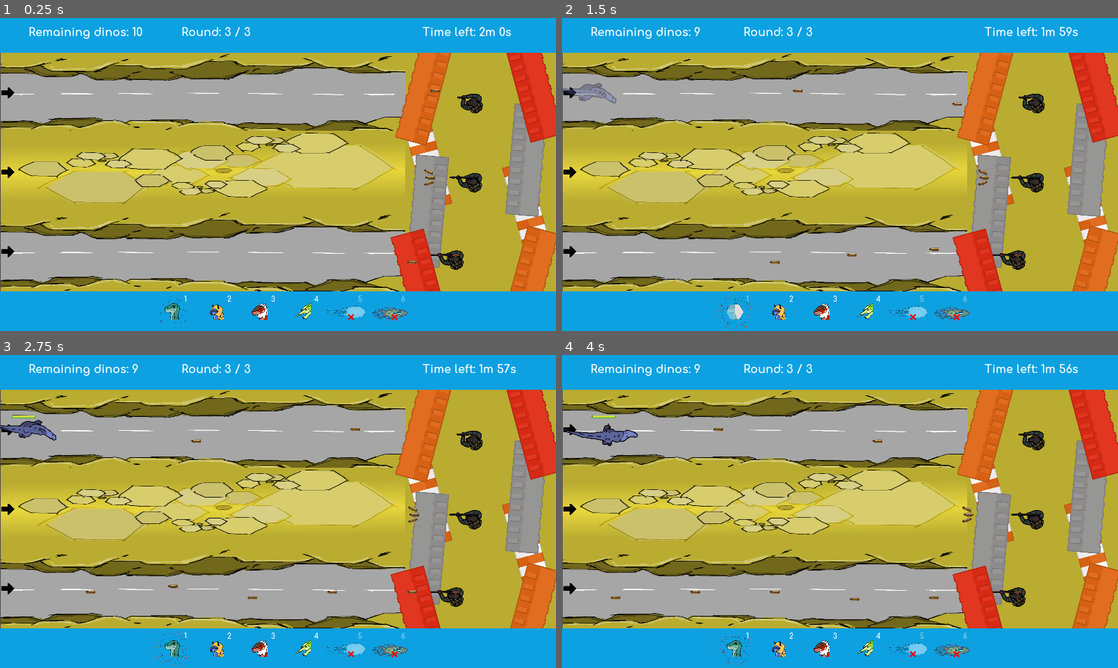
Above: before the commit, frames 1-4 (two rows, left to right).
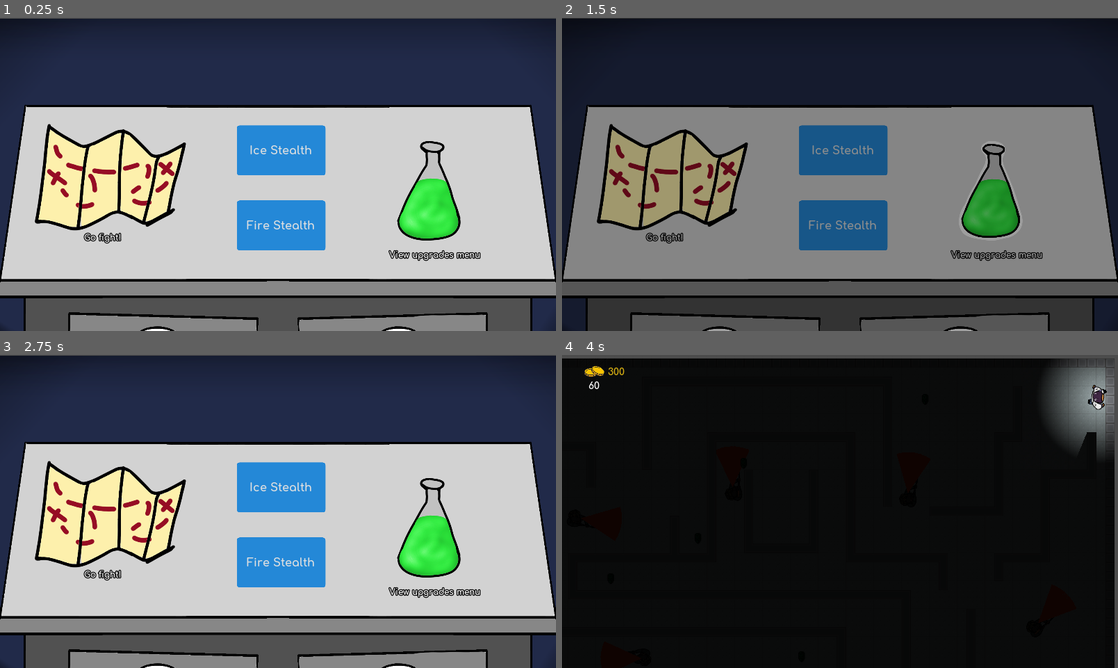
Above: after the commit, the same moments.

Repository: ojas-sanghi/scaling-out
Game: Godot game, scene res://GUI/Screens/HomeScreen.tscn
Two runs of this game, one before a commit and one after it. Both use one fixed random seed, a clock stepped at 60 frames per second and the inputs below. Before the commit the project starts from res://combat/CombatScreen.tscn. Video files are missing from this copy of the repository; at most half a second of black plays in their place. Sound files missing from this copy of the repository are replaced by a short silence.
Inputs (mouse positions are in pixels of both pictures, inside the frame that each line leads up to):
- Up to frame 1 (0.25 s): no input
- Up to frame 2 (1.5 s): click (567, 93) at 0.52 s; click (990, 190) at 1.25 s, where only the run after the commit has a clickable "View upgrades menu"
- Up to frame 3 (2.75 s): click (66, 636) at 2 s, where only the run after the commit has a clickable "Return Home"
- Up to frame 4 (4 s): click (845, 486) at 2.75 s, where only the run after the commit has a clickable "Ice Stealth"; move the mouse to (962, 495) at 3.52 s; hold D (ui_right) from 3.53 s (still down); hold 1 (dino_1) from 3.53 s (still down)

The runs differ from the first frame. In frame 1, 100% of the frame differs, in the area x 0-100%, y 0-100%; in frame 2, 98%; in frame 3, 100%; in frame 4, 98%.

Commit message:
Fix upgrade screen issue - info_set not being declared

Diff:
--- a/GUI/Screens/UpgradeScreen.tscn
+++ b/GUI/Screens/UpgradeScreen.tscn
@@ -88,32 +88,32 @@
 }
 
 [node name="UpgradeButton" parent="." instance=ExtResource( 16 )]
-margin_left = 102.702
-margin_top = 322.169
-margin_right = 702.702
-margin_bottom = 507.169
+margin_left = 103.0
+margin_top = 322.0
+margin_right = 103.96
+margin_bottom = 322.32
 button_mode = "def"
 
 [node name="UpgradeButton2" parent="." instance=ExtResource( 16 )]
-margin_left = 26.8859
-margin_top = 437.169
-margin_right = 626.886
-margin_bottom = 622.169
+margin_left = 27.0
+margin_top = 437.0
+margin_right = 27.96
+margin_bottom = 437.32
 button_mode = "dmg"
 
 [node name="UpgradeButton3" parent="." instance=ExtResource( 16 )]
-margin_left = 105.567
-margin_top = 552.169
-margin_right = 705.567
-margin_bottom = 737.169
+margin_left = 106.0
+margin_top = 552.0
+margin_right = 106.96
+margin_bottom = 552.32
 button_mode = "speed"
 
 [node name="UpgradeButton4" parent="." instance=ExtResource( 16 )]
-margin_left = 26.0406
-margin_top = 667.169
-margin_right = 626.041
-margin_bottom = 852.169
-button_mode = "special"
+margin_left = 26.0
+margin_top = 667.0
+margin_right = 26.96
+margin_bottom = 667.32
+button_mode = "def"
 
 [node name="SpecialUpgrade" parent="." instance=ExtResource( 15 )]
 margin_left = 1328.72
--- a/GUI/buttons/StatUpgradeButton.gd
+++ b/GUI/buttons/StatUpgradeButton.gd
@@ -20,6 +20,7 @@
 			$Container/Stat.text = "s"
 
 			$Img.texture = preload("res://assets/icons/timer.png")
+	info_set = true
 
 	$Container/StatNum.text = str(DinoInfo.get_upgrade_stat(ShopInfo.shop_dino, button_mode))
 
--- a/GUI/buttons/UpgradeButton.tscn
+++ b/GUI/buttons/UpgradeButton.tscn
@@ -117,6 +117,4 @@
 [node name="Tween" type="Tween" parent="."]
 [connection signal="button_down" from="." to="." method="_on_UpgradeButton_button_down"]
 [connection signal="button_up" from="." to="." method="_on_UpgradeButton_button_up"]
-[connection signal="mouse_entered" from="." to="." method="_on_UpgradeButton_mouse_entered"]
-[connection signal="mouse_exited" from="." to="." method="_on_UpgradeButton_mouse_exited"]
 [connection signal="tween_completed" from="Tween" to="." method="_on_Tween_tween_completed"]
--- a/GUI/dialogues/CombatWinDialogue.tscn
+++ b/GUI/dialogues/CombatWinDialogue.tscn
@@ -3,7 +3,6 @@
 [ext_resource path="res://assets/fonts/Font40.tres" type="DynamicFont" id=1]
 [ext_resource path="res://assets/fonts/Font100.tres" type="DynamicFont" id=2]
 [ext_resource path="res://GUI/buttons/Button.tscn" type="PackedScene" id=3]
-
 
 [node name="CombatWinDialogue" type="Control"]
 pause_mode = 2
--- a/project.godot
+++ b/project.godot
@@ -30,7 +30,7 @@
 config/description="Project for DevFest 2020 Game Jam.
 
 Go on undercover missions, upgrade your dinos, and destroy some cities!"
-run/main_scene="res://combat/CombatScreen.tscn"
+run/main_scene="res://GUI/screens/HomeScreen.tscn"
 config/icon="res://assets/dinos/mega_dino/mega_dino.png"
 config/windows_native_icon="res://assets/dinos/mega_dino.ico"
 
